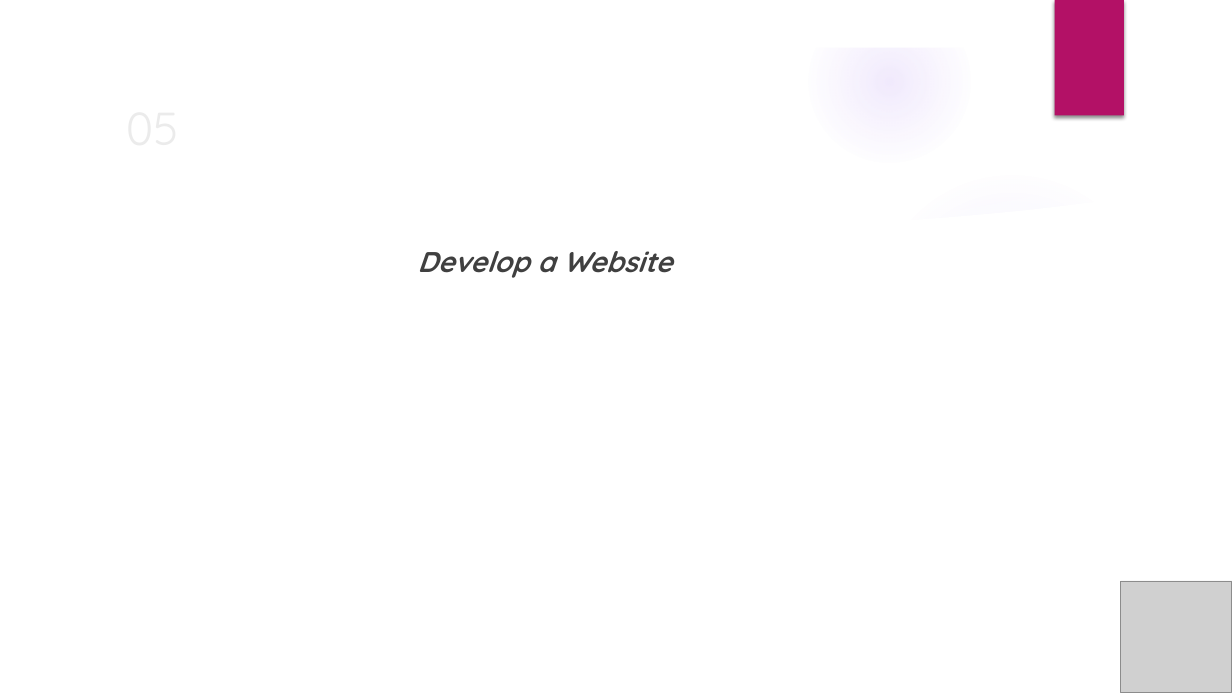
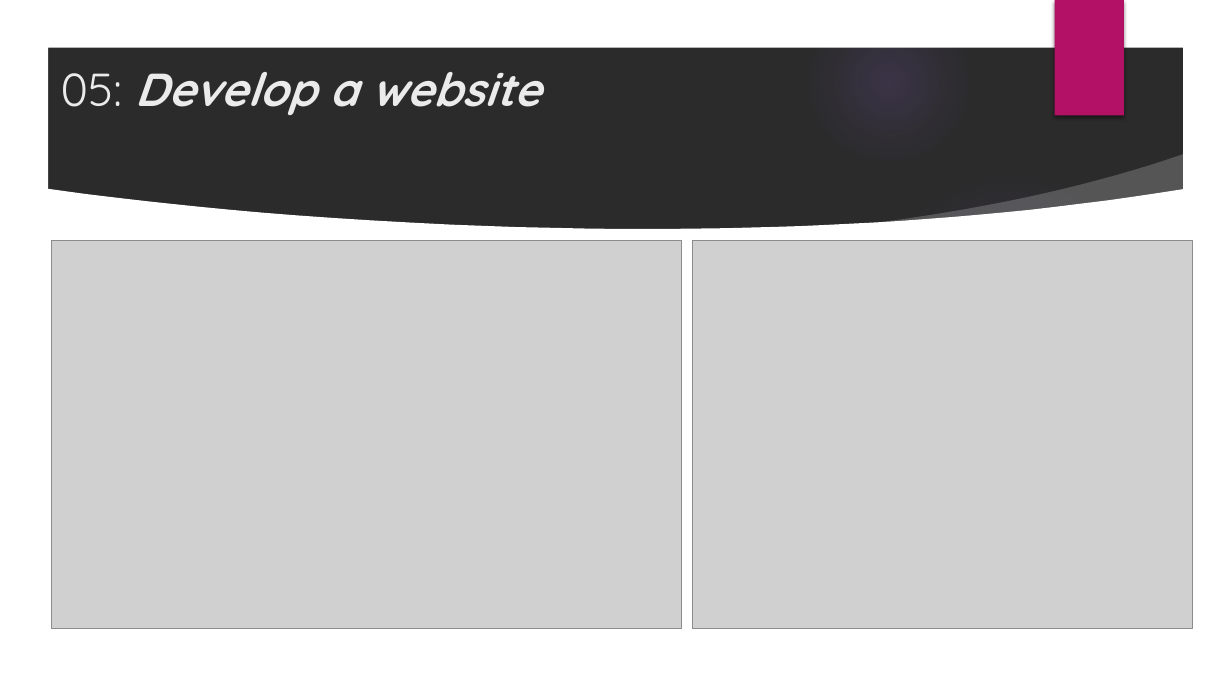
Before and after one commit to Shelmith-Kariuki/R, a slide deck: slide 10 of Trainings/Deck.pptx. Drawn at 1232x693 pixels with LibreOffice and Linux fonts; fonts in the diff are those of the drawing; grey boxes stand for pictures; background and template pictures are left out; a plain dark background stands for a picture behind light text. Boxes give left, top, right and bottom in pixels: in the first picture for what was removed or moved away, otherwise in the second. Text is boxed around its words. In the diff, an @@ line names an element or a change of style, - is before the commit and + after.

```diff
--- a/Trainings/Deck.pptx
+++ b/Trainings/Deck.pptx
@@ title at box(61, 72, 541, 115): text changed; bold on; italic on @@
-05
+05: Develop a website
@@ picture added at box(52, 240, 682, 629) @@
@@ text removed at box(417, 251, 672, 278) @@
-Develop a Website
@@ picture added at box(692, 240, 1192, 629) @@
@@ picture removed at box(1121, 581, 1232, 692) @@
```
Also in this commit, not shown: 5 other slides changed.
